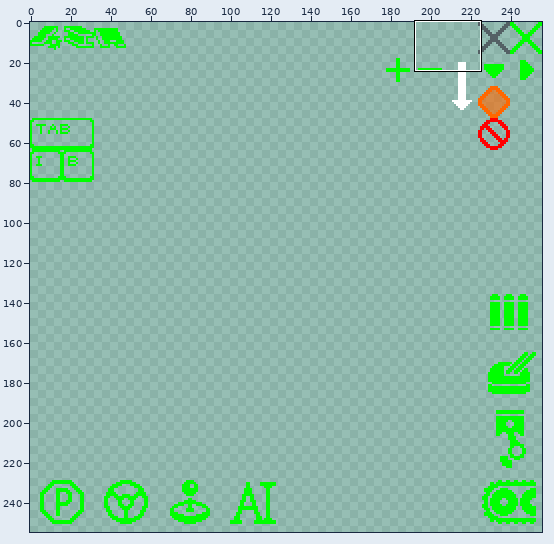
Two versions of one pixel-art file, assets/icons/icon.aseprite. Above, an overview of the earlier version with the close-up marked.
Close-up. Before the commit:
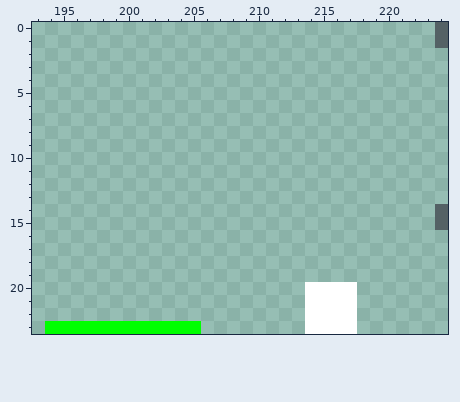
256x256 pixels, 1 frame. Shown: x 193..224, y 0..23. The wide view leaves out empty margins.
Once edited:
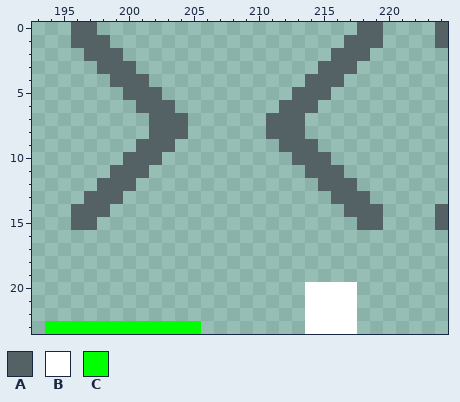
Palette (. is transparent): A #546165  B #ffffff  C #00ff00
The edit:
Changed rows in their new state; - is an unchanged pixel.
Layer "symbl":
first column x 196:
 0 AA--------------------AA
 1 AAA------------------AAA
 2 -AAA----------------AAA-
 3 --AAA--------------AAA--
 4 ---AAA------------AAA---
 5 ----AAA----------AAA----
 6 -----AAA--------AAA-----
 7 ------AAA------AAA------
 8 ------AAA------AAA------
 9 -----AAA--------AAA-----
10 ----AAA----------AAA----
11 ---AAA------------AAA---
12 --AAA--------------AAA--
13 -AAA----------------AAA-
14 AAA------------------AAA
15 AA--------------------AA
Boxes around the changes in both close-ups, in picture pixels (x1, y1, x2, y2):
added: (71, 22, 188, 230)
added: (266, 22, 383, 230)
